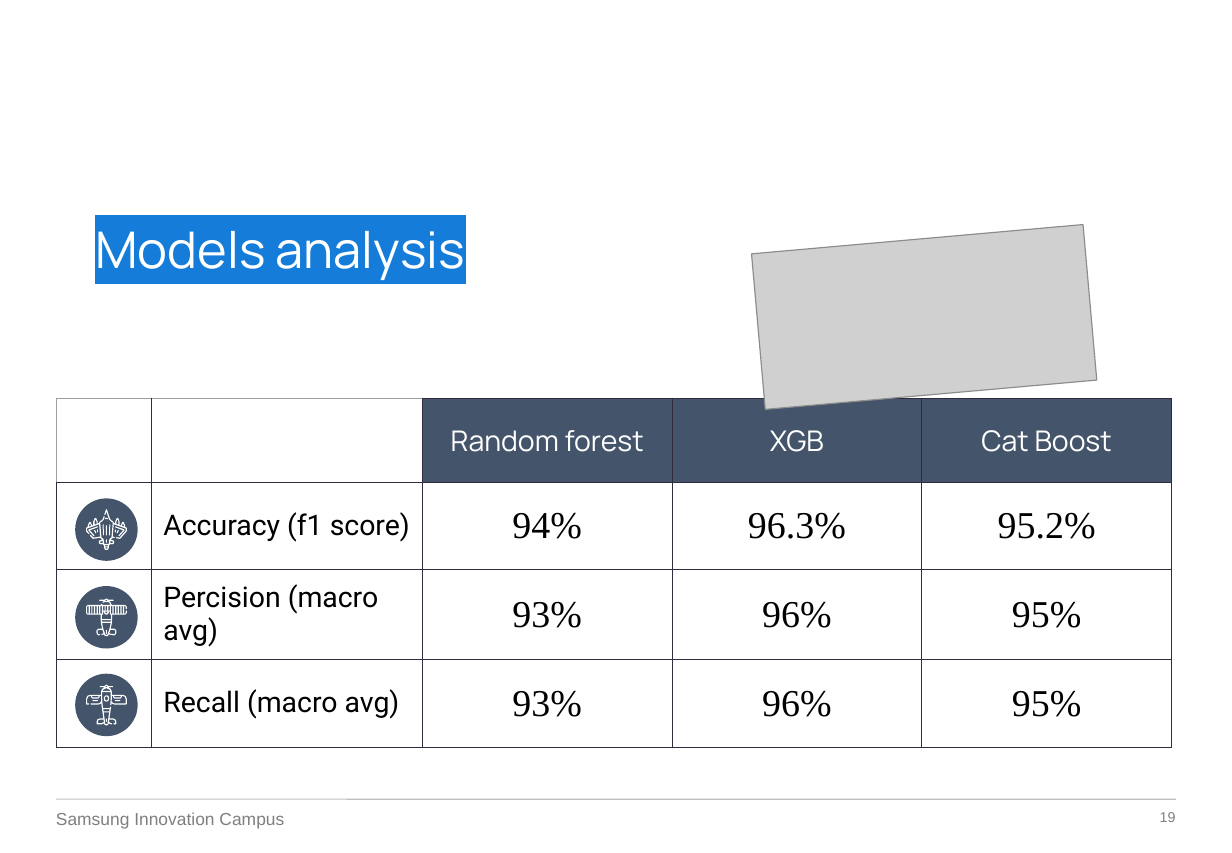
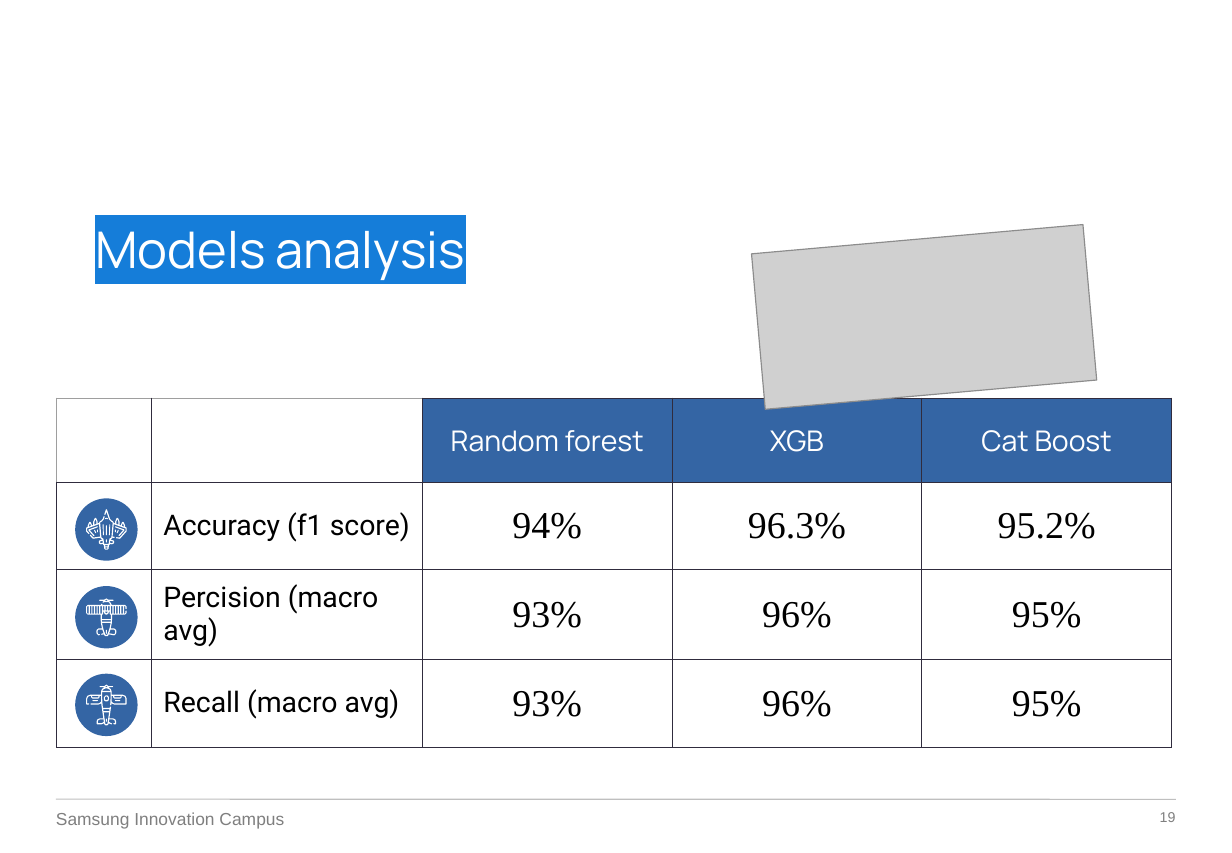
Before and after one commit to IinjyI/Airlines-Customer-Satisfaction, a slide deck: slide 19 of presentation.pptx. Drawn at 1232x853 pixels with LibreOffice and Linux fonts; fonts in the diff are those of the drawing; grey boxes stand for pictures; background and template pictures are left out. Boxes give left, top, right and bottom in pixels: in the first picture for what was removed or moved away, otherwise in the second. Text is boxed around its words. In the diff, an @@ line names an element or a change of style, - is before the commit and + after.

```diff
--- a/presentation.pptx
+++ b/presentation.pptx
@@ table at (x1=57, y1=398, x2=1171, y2=747) @@
@@ fill #44546A to #3465A4 in 3 cells @@
@@ outline redrawn in 9 elements at (x1=86, y1=598, x2=127, y2=636), (x1=106, y1=719, x2=107, y2=722), (x1=86, y1=685, x2=127, y2=726), (x1=105, y1=518, x2=108, y2=519), (x1=89, y1=527, x2=98, y2=537), (x1=115, y1=527, x2=124, y2=537), (x1=116, y1=530, x2=118, y2=534), (x1=115, y1=530, x2=116, y2=534), (x1=86, y1=510, x2=127, y2=551) @@
@@ fill #44546A to #3465A4 in 3 elements at (x1=75, y1=498, x2=138, y2=561), (x1=75, y1=586, x2=138, y2=648), (x1=75, y1=673, x2=138, y2=736) @@
```
Also in this commit, not shown: 19 other slides changed, 1 slide added, 1 slide removed.
